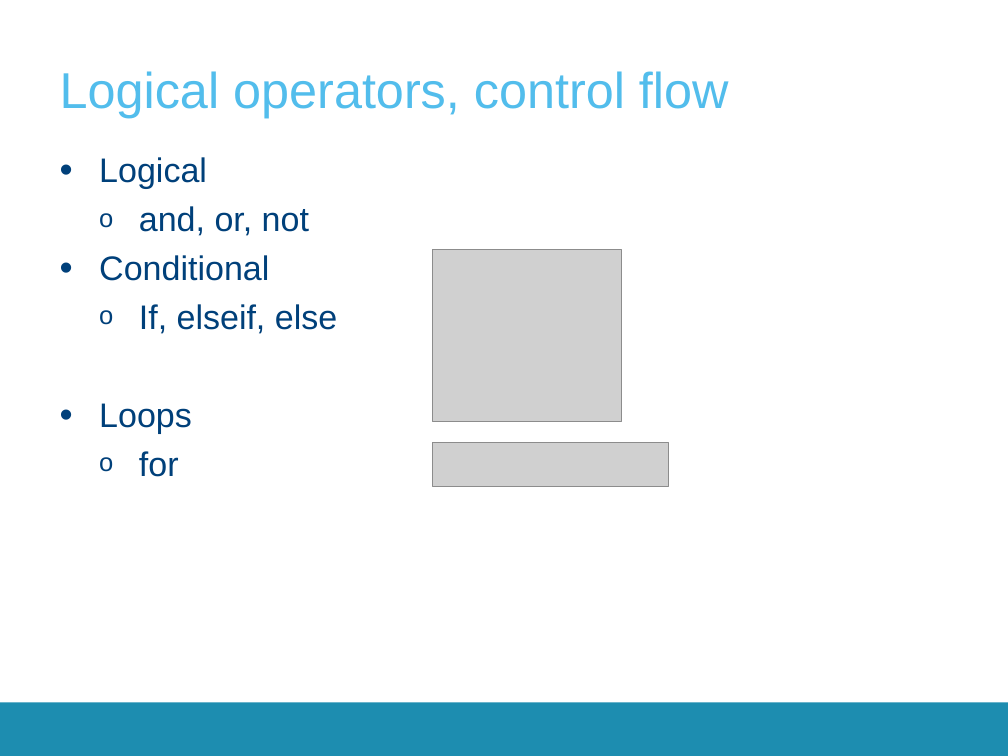
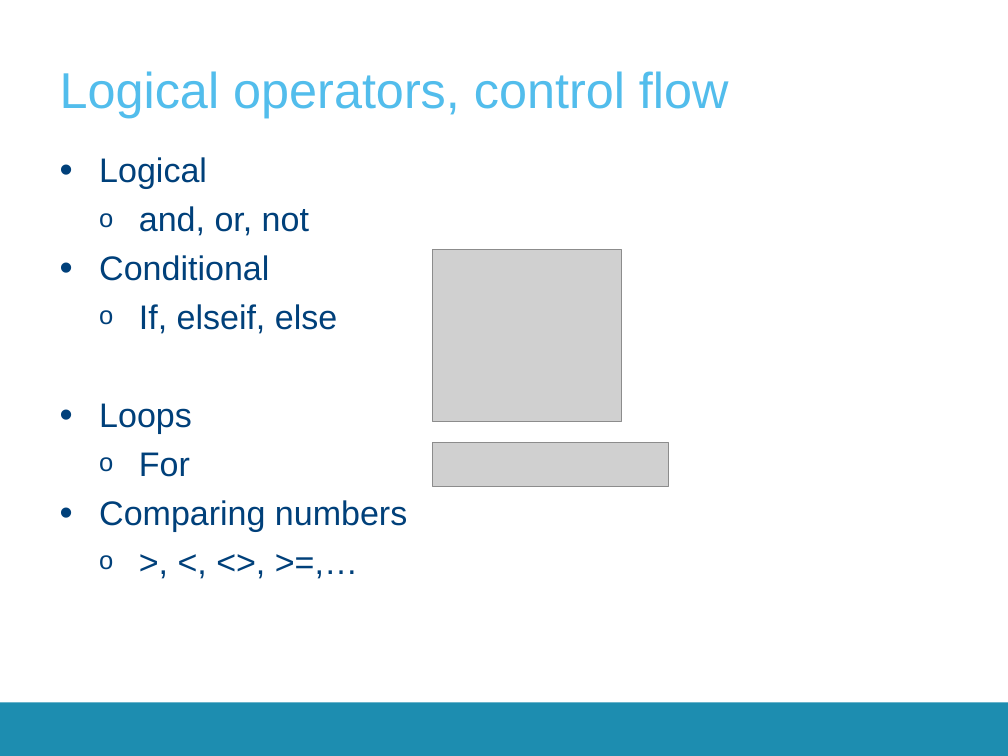
Before and after one commit to open-ideas/__CrashCourse__, a slide deck: slide 13 of 2016-2017/Presentations/CrashCourse_2016.pptx. Drawn at 1008x756 pixels with LibreOffice and Linux fonts; fonts in the diff are those of the drawing; grey boxes stand for pictures; background and template pictures are left out. Boxes give left, top, right and bottom in pixels: in the first picture for what was removed or moved away, otherwise in the second. Text is boxed around its words. In the diff, an @@ line names an element or a change of style, - is before the commit and + after.

Commit message:
Minor update to slides 2016

```diff
--- a/2016-2017/Presentations/CrashCourse_2016.pptx
+++ b/2016-2017/Presentations/CrashCourse_2016.pptx
@@ text at <box>99,452,407,532</box>: text changed @@
-  o for
+  o For
+• Comparing numbers
+  o >, <, <>, >=,…
```
Also in this commit, not shown: 1 other file.
